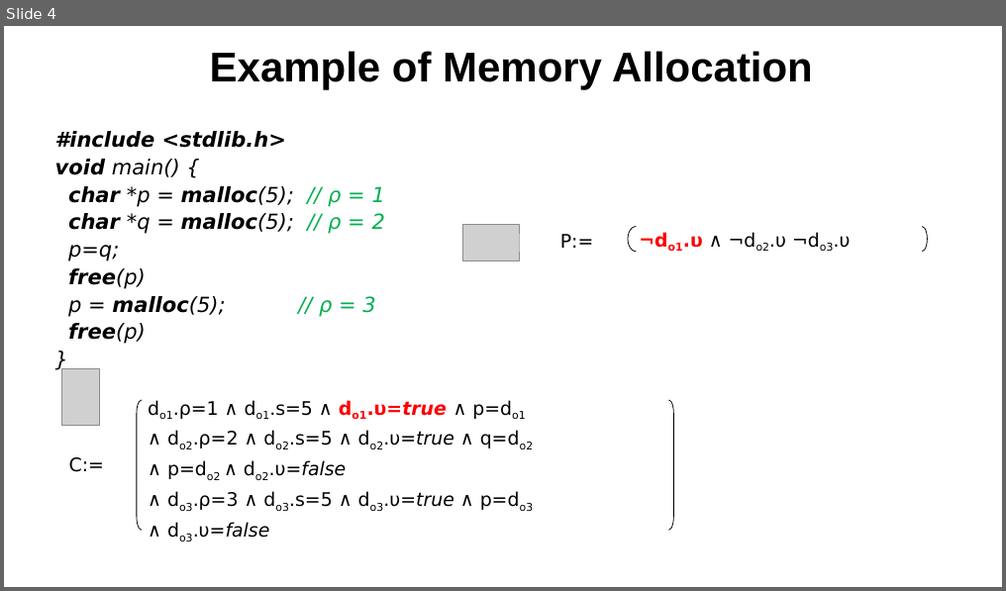
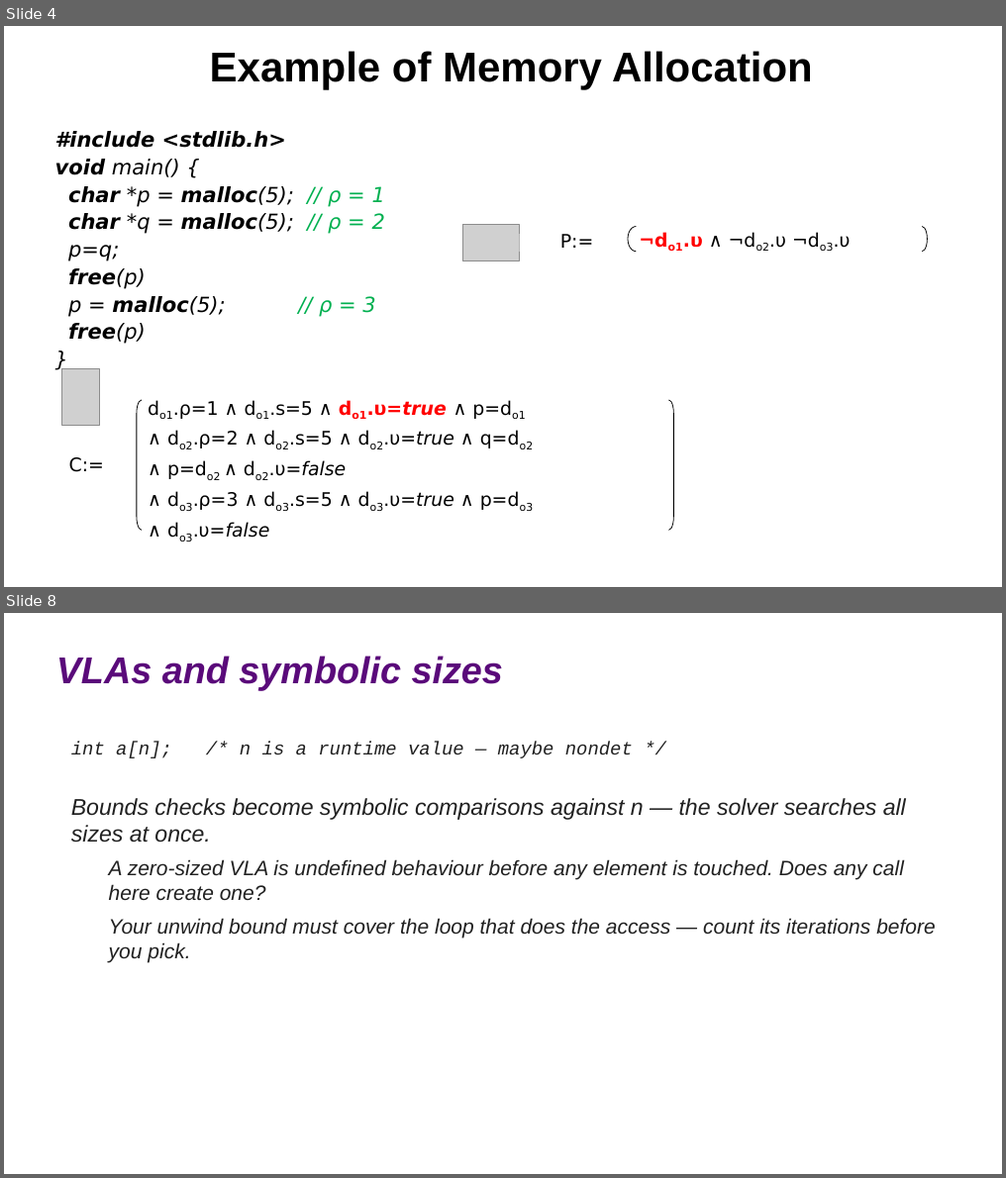
Before and after one commit to lucasccordeiro/unifei, a slide deck: slides/session2/02-memory-model.pptx. Shown one above the other, each under a label of ours: slide 4 before the commit, slides 4 and 8 after it; the slides between them are not shown. The pictures are 1006x591 and 1006x1178 pixels, drawn with LibreOffice and Linux fonts; fonts in the diff are those of the drawing; grey boxes stand for pictures. Boxes give left, top, right and bottom in pixels: in the first picture for what was removed or moved away, otherwise in the second. Text is boxed around its words. In the diff, an @@ line names an element or a change of style, - is before the commit and + after.

```diff
--- a/slides/session2/02-memory-model.pptx
+++ b/slides/session2/02-memory-model.pptx
@@ slide 8 added at [4,613,1002,1174], background #FFFFFF @@
@@ text added at [56,656,503,691], 36 pt, text #5A0A7A, bold, italic @@
+VLAs and symbolic sizes
@@ text added at [71,742,936,963], 20 pt, text #212121, italic @@
+int a[n]; /* n is a runtime value — maybe nondet */
+Bounds checks become symbolic comparisons against n — the solver searches all sizes at once.
+  A zero-sized VLA is undefined behaviour before any element is touched. Does any call here create one?
+  Your unwind bound must cover the loop that does the access — count its iterations before you pick.
```
Also in this commit, not shown: 4 other slides added, 12 other files.
